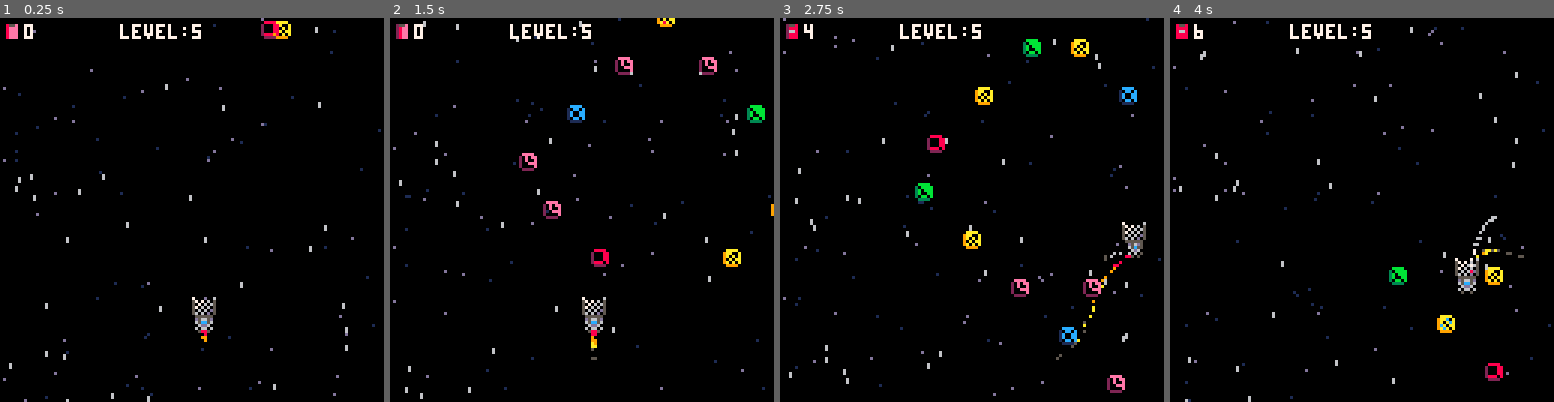
Above: before the commit, frames 1-4 (left to right).
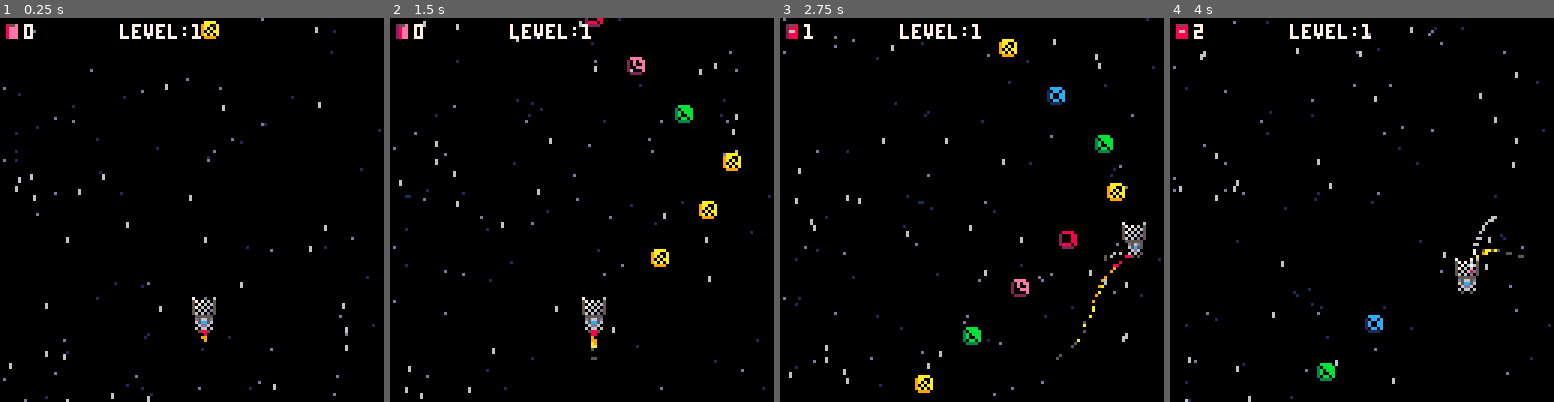
Above: after the commit, the same moments.

Repository: jacobneal65/drop-p8
Game: PICO-8 cartridge drop.p8
Same seed, same stepped clock (60 frames per second), same inputs: the game is played once before the commit and once after it.
Inputs:
- Up to frame 1 (0.25 s): no input
- Up to frame 2 (1.5 s): no input
- Up to frame 3 (2.75 s): hold Right 1.6-2.1 s; hold Up 2.15-2.42 s; hold Right from 2.47 s (still down)
- Up to frame 4 (4 s): release Right at 3.03 s; hold Left 3.08-3.58 s; hold Down 3.63-3.97 s

The runs differ from the first frame. In frame 1, 0.4% of the frame differs, in the area x 50-76%, y 0-6%; in frame 2, 2.0%; in frame 3, 2.6%, in the area x 6-93%, y 1-98%; in frame 4, 1.0%.

Commit message:
update trash timer

Diff:
--- a/drop.p8
+++ b/drop.p8
@@ -29,7 +29,7 @@
 	t_grav=2
 	grav=2
 	frict=0.90
-	level=5  --level
+	level=1  --level
 	pt=0
 	t=0
 	--stars
@@ -137,6 +137,7 @@
 --load trash is called at
 --start and each new level
 function load_trash()
+	t_tmr=0
 	t_ybnd=t_df_ybnd
 	t_grav=grav
 	if level==1 then
@@ -203,8 +204,13 @@
 	end
 	--got all trash
 	if #trashs==0 then
-		level+=1
-		load_trash()
+		if t_tmr>60 then
+			level+=1
+			load_trash()
+		else
+			t_tmr+=1
+		end
+
 	end
 end
 
